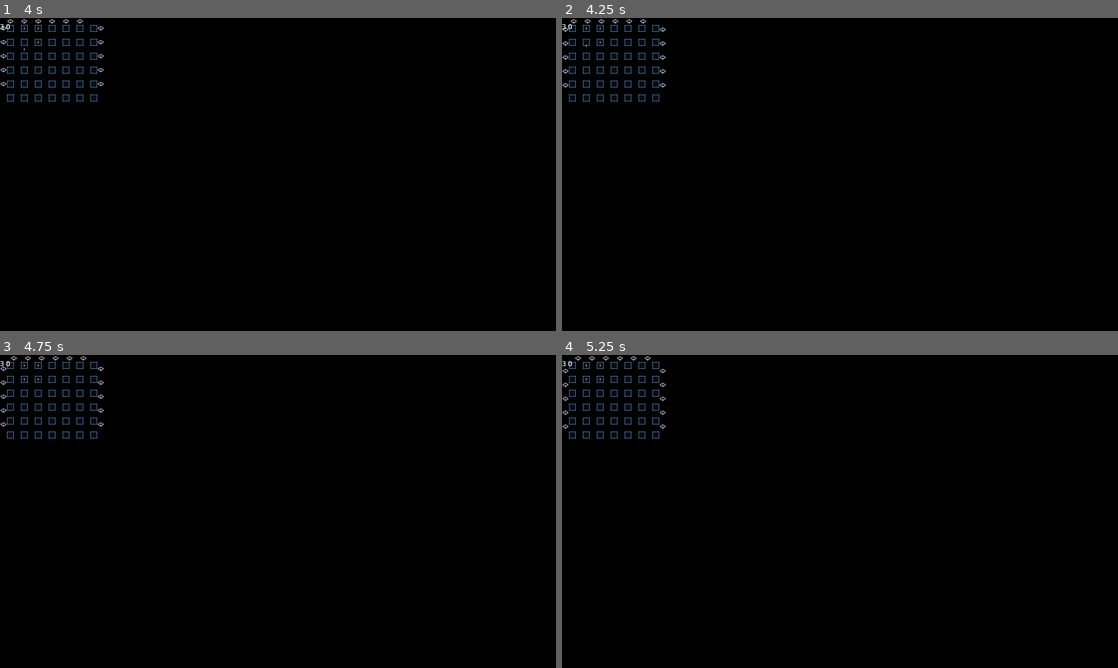
Above: before the commit, frames 1-4 (two rows, left to right).
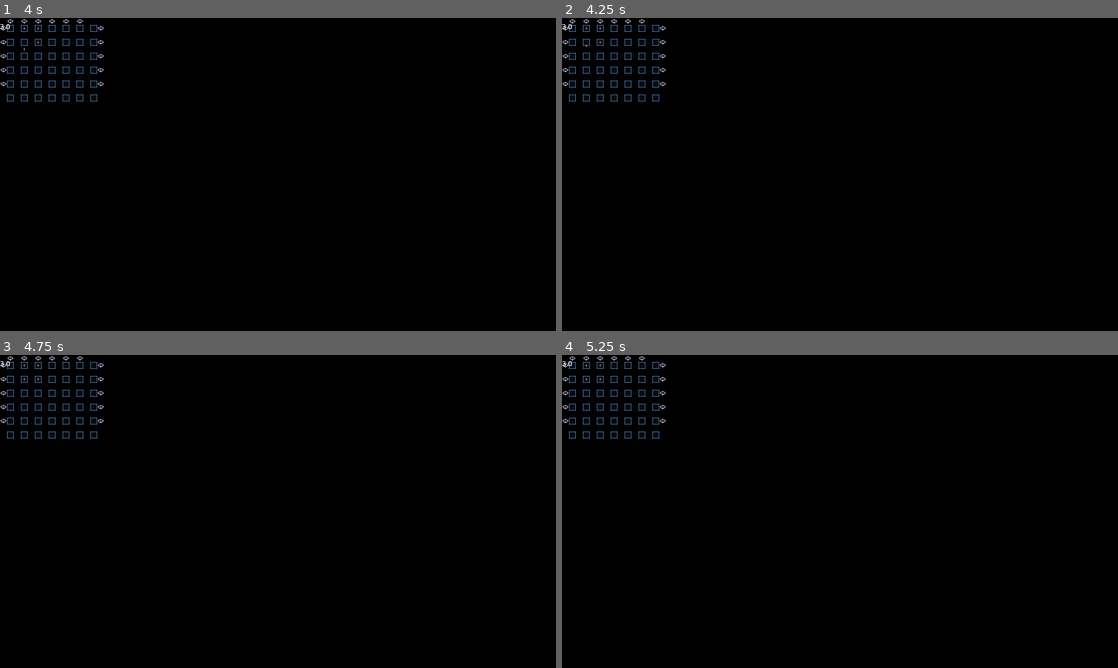
Above: after the commit, the same moments.

Repository: shoggoth/Crossfire
Game: Godot game, scene res://scene/world.tscn
Same seed, same stepped clock (60 frames per second), same inputs: the game is played once before the commit and once after it. The project has no main scene, so this scene is started directly.
Inputs:
- Up to frame 1 (4 s): tap Enter (fire) at 0.5, 1.35, 2.85 s; hold D (right) 0.53-1.28 s; tap Shift (bomb) at 0.6, 2.1, 3.6 s; hold S (down) 1.28-2.03 s; hold D (right) 2.03-2.78 s; hold W (up) 2.78-3.53 s; tap Space at 3.5 s; hold A (left) from 3.53 s (still down)
- Up to frame 2 (4.25 s): keep holding A (left)
- Up to frame 3 (4.75 s): keep holding A (left); tap Enter (fire) at 4.35 s
- Up to frame 4 (5.25 s): release A (left) at 5.03 s; hold S (down) from 5.03 s (still down); tap Shift (bomb) at 5.1 s

Frame 1 is identical in both runs. In frame 2, 0.2% of the frame differs, in the area x 0-19%, y 0-23%; in frame 3, 0.3%; in frame 4, 0.3%, in the area x 0-19%, y 0-24%.
Error after the commit: Invalid type in function 'grid_position' in base 'Node (global.gd)'. The Object-derived class of argument 1 (previously freed) is not a subclass of the expecte…

Commit message:
Fixes in grid confusion and duplication in progress

Diff:
--- a/scene/game.gd
+++ b/scene/game.gd
@@ -1,34 +1,32 @@
 extends Node
 
 
-var world: World = null
-var attract: Node = null
-var score: int = 0
+var _world: World
+var _attract: Node
 
 @onready var transition = $Transition
 
 
 func _ready():
-	Global.game = self
-	attract = $Attract.create_instance()
+	_attract = $Attract.create_instance()
 	$UI.mode = "StartMenu"
 	transition.play("fade_in", Callable())
 
 
 func _on_game_start():
 	transition.play("fade_out", func():
-		remove_child(attract)
+		remove_child(_attract)
 		$UI.mode = "Hidden"
-		world = $World.create_instance()
-		world.score_changed.connect(_on_world_score_changed)
-		world.game_over.connect(_on_game_over)
+		_world = $World.create_instance()
+		_world.score_changed.connect(_on_world_score_changed)
+		_world.game_over.connect(_on_game_over)
 		transition.play("fade_in", Callable())
 		)
 
 
 func _on_game_over(_score: int):
-	remove_child(world)
-	if !attract.is_inside_tree(): attract = $Attract.create_instance()
+	remove_child(_world)
+	if !_attract.is_inside_tree(): _attract = $Attract.create_instance()
 	$UI.mode = "StartMenu"
 
 
--- a/scene/world.gd
+++ b/scene/world.gd
@@ -29,7 +29,8 @@
 
 func _on_enemy_spawned(e: Enemy):
 	var aic := e.get_node("AIComponent") as AIComponent
-	print(aic)
+	#TODO: Fix crash in enemy AI if enemy outlives player
+	aic.player = $Player
 
 
 func _on_enemy_destroyed(e: Enemy):
--- a/src/component/ai.gd
+++ b/src/component/ai.gd
@@ -8,11 +8,14 @@
 @export var state_machine: StateMachine
 
 var _thinking_time = 0.0
+var player: Player
 
 
 func _process(delta):
 	_thinking_time += delta
 	if _thinking_time > intelligence:
+		#TODO Standardise grid position for player and enemy
+		print("Player = ", Global.grid_position(player))
 		match state_machine.current_state.name:
 			"Hide": state_machine.enter_state_named("Lurk")
 		_thinking_time -= intelligence
@@ -23,6 +26,7 @@
 
 
 func _on_move_component_finished_moving(_mc):
+	print("Self = ", Global.grid_position(state_machine.get_meta("parent_node")))
 	match state_machine.current_state.name:
 		"Lurk": state_machine.enter_state_named("Track", { "destination" : Vector2(3, 3) })
 		"Track": state_machine.enter_state_named("Track", { "destination" : Vector2(randi_range(1, 6), randi_range(1, 5)) })
--- a/src/component/grid_move.gd
+++ b/src/component/grid_move.gd
@@ -5,7 +5,7 @@
 
 @export_group("Movement")
 @export var speed: float = 0.7
-@export var grid_size := Vector2(32, 32)
+@export var grid_size := Global.GRID_SIZE
 @export_group("Control")
 @export var quantise_direction: bool = false
 @export var normalise_direction: bool = false
--- a/src/global.gd
+++ b/src/global.gd
@@ -1,9 +1,12 @@
 extends Node
 
 
-var game: Node
-var player: Player:
-	get: return game.world.player
+const GRID_SIZE = Vector2(32, 32)
+const GRID_OFFSET = Vector2(0.25, 0.25)
+
+
+func grid_position(node: Node2D) -> Vector2:
+	return node.global_position / GRID_SIZE - GRID_OFFSET
 
 
 func quantise(vec: Vector2) -> Vector2:
--- a/src/spawner.gd
+++ b/src/spawner.gd
@@ -9,7 +9,7 @@
 
 @export var enemy_scene: PackedScene
 @export var grid_size = Vector2(7, 6)
-@export var grid_spacing = 32.0
+@export var grid_spacing = Global.GRID_SIZE
 
 var snapshot := Snapshot.new()
 
Not shown, changed: README.md
